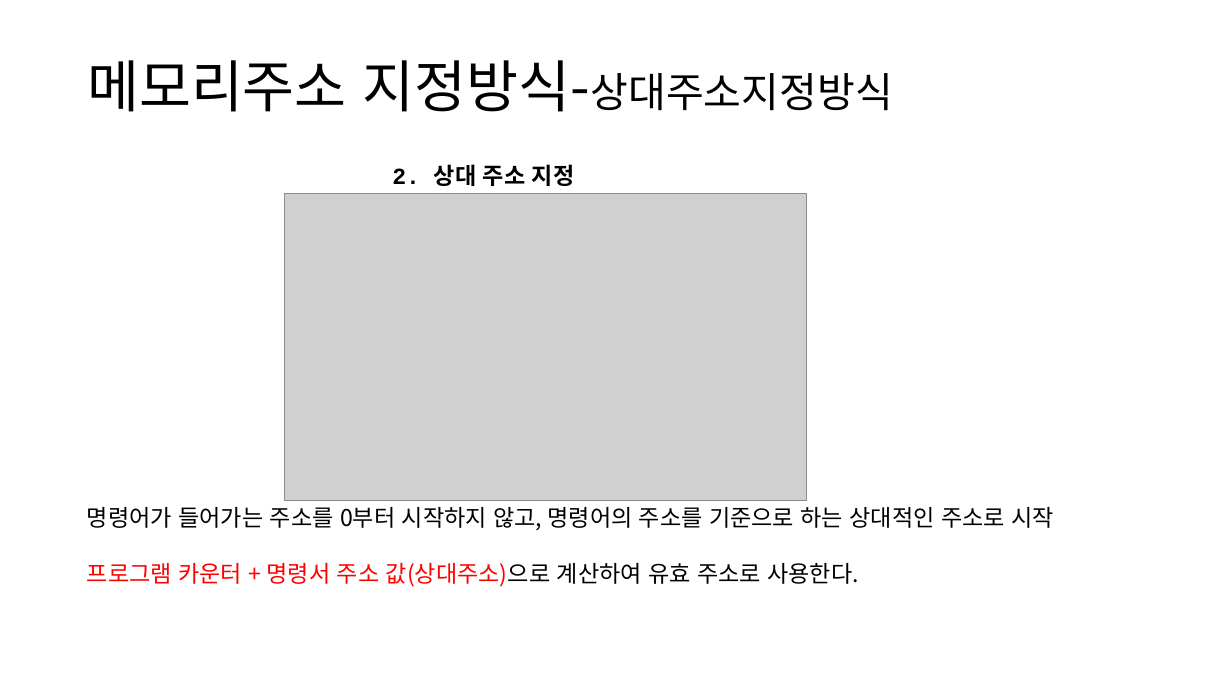
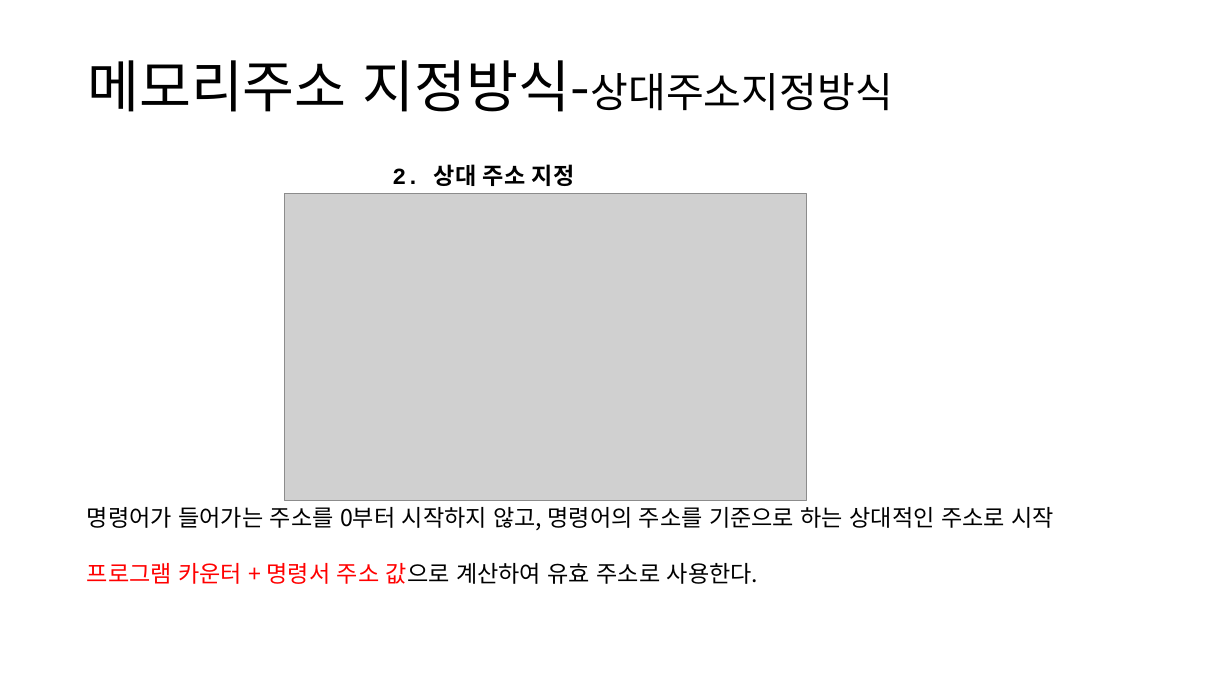
Before and after one commit to cs-study-org/cs-study, a slide deck: slide 9 of 03/beom/Memory.pptx. Drawn at 1232x693 pixels with LibreOffice and Linux fonts; fonts in the diff are those of the drawing; grey boxes stand for pictures. Boxes give left, top, right and bottom in pixels: in the first picture for what was removed or moved away, otherwise in the second. Text is boxed around its words. In the diff, an @@ line names an element or a change of style, - is before the commit and + after.

```diff
--- a/03/beom/Memory.pptx
+++ b/03/beom/Memory.pptx
@@ text at bbox=[87, 563, 758, 584]: text changed; text colour #FF0000 to #000000 @@
-프로그램 카운터 + 명령서 주소 값(상대주소)으로 계산하여 유효 주소로 사용한다.
+프로그램 카운터 + 명령서 주소 값으로 계산하여 유효 주소로 사용한다.
```
Also in this commit, not shown: 2 other slides changed, 1 other file.
